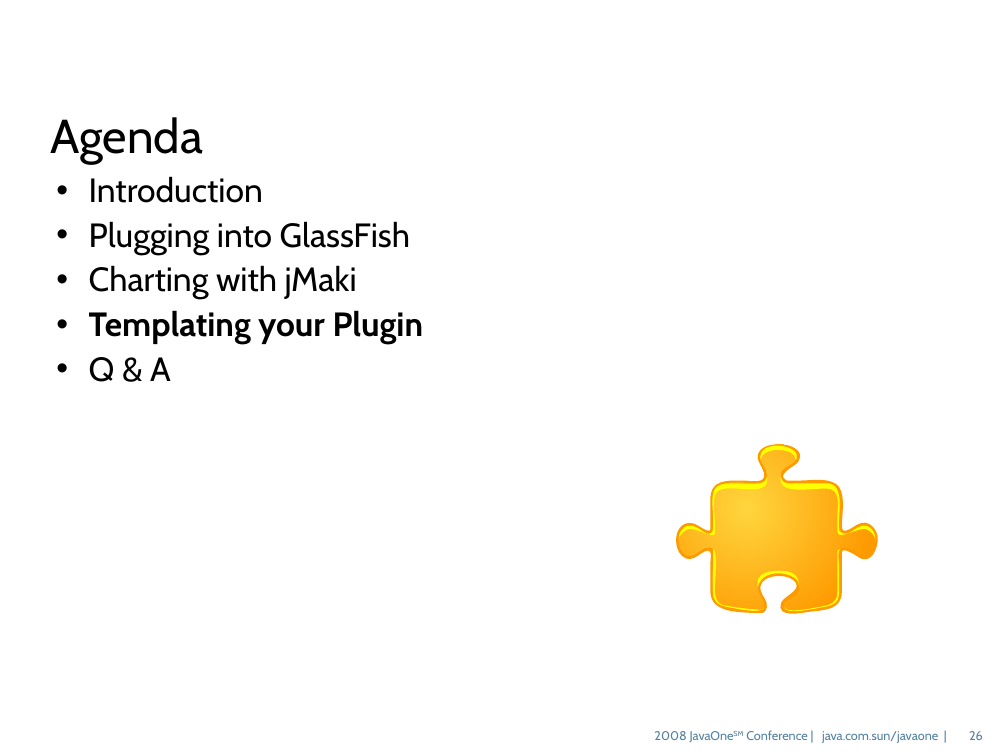
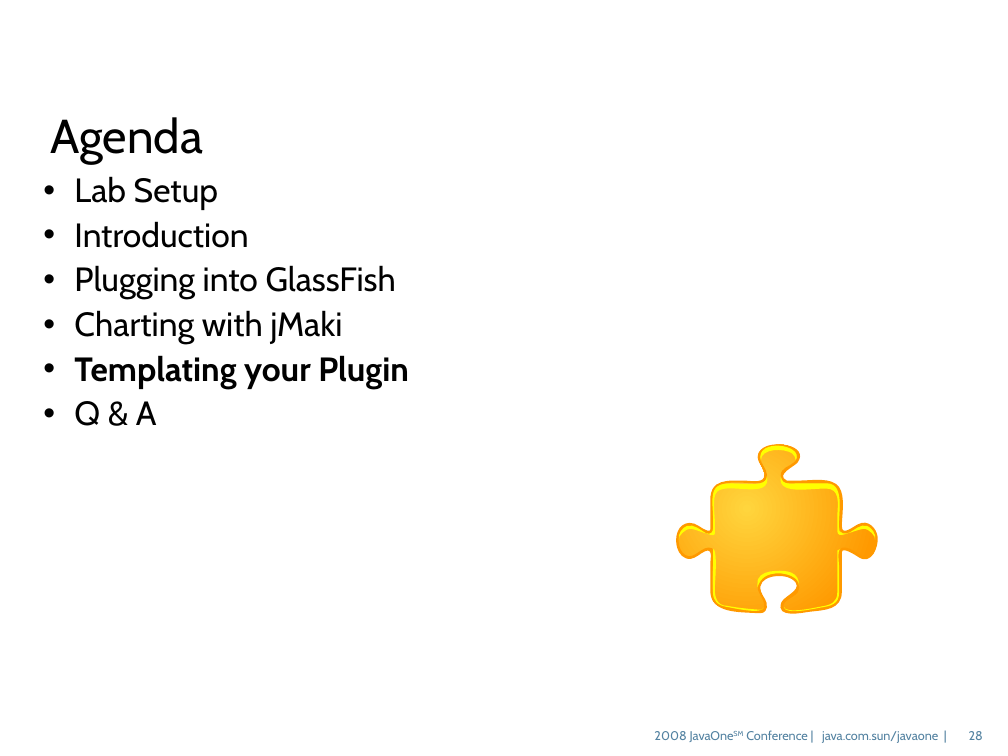
Before and after one commit to dmatej/Glassfish-SVN-Patched, a slide deck: slide 28 of v3/admingui/j1plugin/gfplugin/4520_gfplugin.odp (slide 26 before the commit). Drawn at 1008x756 pixels with LibreOffice and Linux fonts; fonts in the diff are those of the drawing; background and template pictures are left out. Boxes give left, top, right and bottom in pixels: in the first picture for what was removed or moved away, otherwise in the second. Text is boxed around its words. In the diff, an @@ line names an element or a change of style, - is before the commit and + after.

```diff
--- a/v3/admingui/j1plugin/gfplugin/4520_gfplugin.odp
+++ b/v3/admingui/j1plugin/gfplugin/4520_gfplugin.odp
@@ text at [74,176,218,210]: paragraph added @@
+• Lab Setup
@@ text at [74,221,409,426]: indent changed @@
@@ page number at [969,731,983,740]: text changed @@
-26
+28
```
Also in this commit, not shown: 5 other slides changed, 2 slides added.
